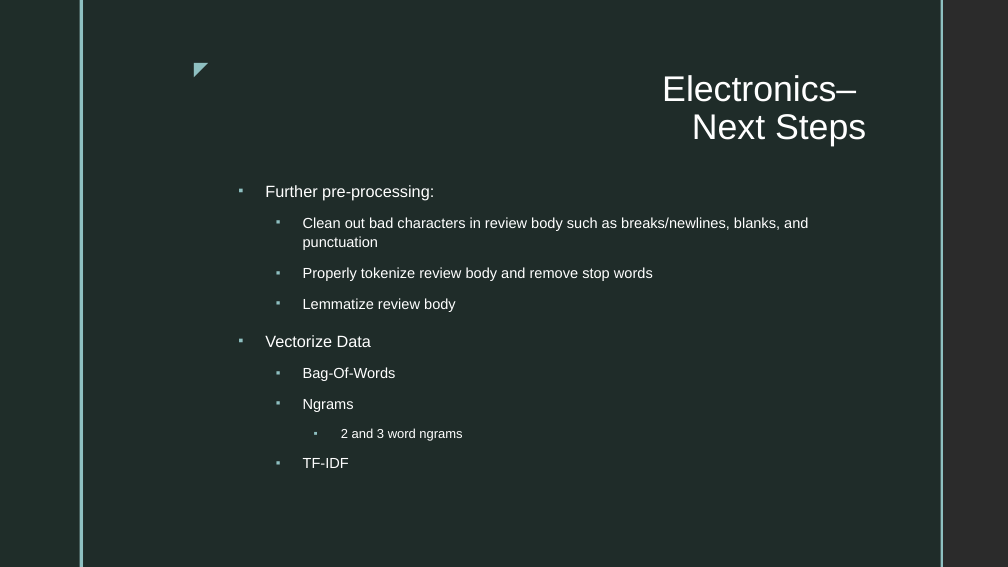
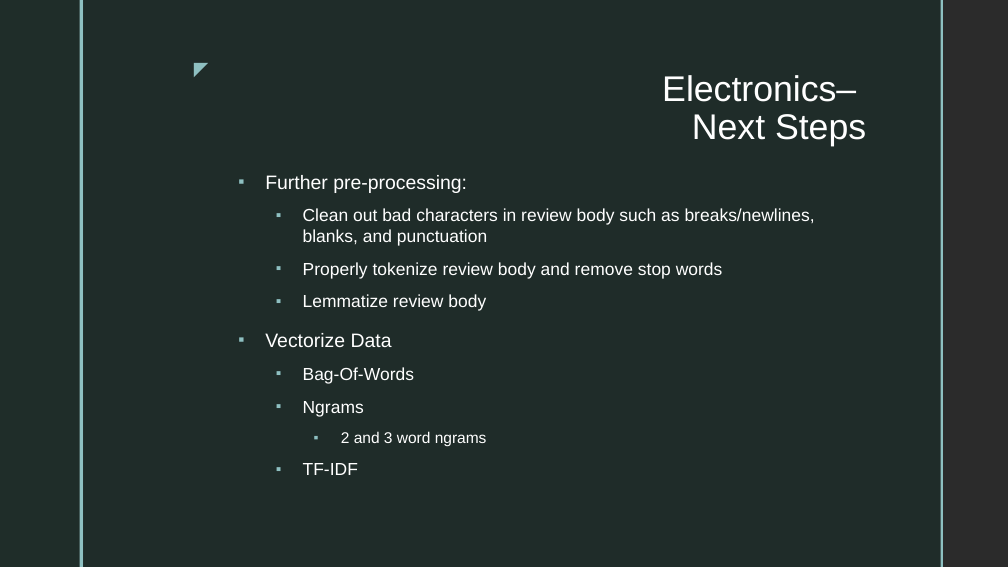
Before and after one commit to TKarlovitzDrexel/DSCI591_ACRSent, a slide deck: slide 13 of PitchPresentationACR_Edits.pptx (slide 11 before the commit). Drawn at 1008x567 pixels with LibreOffice and Linux fonts; fonts in the diff are those of the drawing; background and template pictures are left out; a plain dark background stands for a picture behind light text. Boxes give left, top, right and bottom in pixels: in the first picture for what was removed or moved away, otherwise in the second. Text is boxed around its words. In the diff, an @@ line names an element or a change of style, - is before the commit and + after.

```diff
--- a/PitchPresentationACR_Edits.pptx
+++ b/PitchPresentationACR_Edits.pptx
@@ text "Further pre-processing:" at [265,175,815,475]: size 15.5 to 18.5 pt in "Further pre-processing:", "Vectorize Data"; size 13.9 to 16.6 pt in "Clean out bad characters in review body ...", "Properly tokenize review body and remove stop ...", "Lemmatize review body", "Bag-Of-Words" and 2 more places; size 12.4 to 14.8 pt in "2 and 3 word ngrams"; line spacing 1.1 to 1 @@
```
Also in this commit, not shown: 2 other slides changed, 2 slides added.
